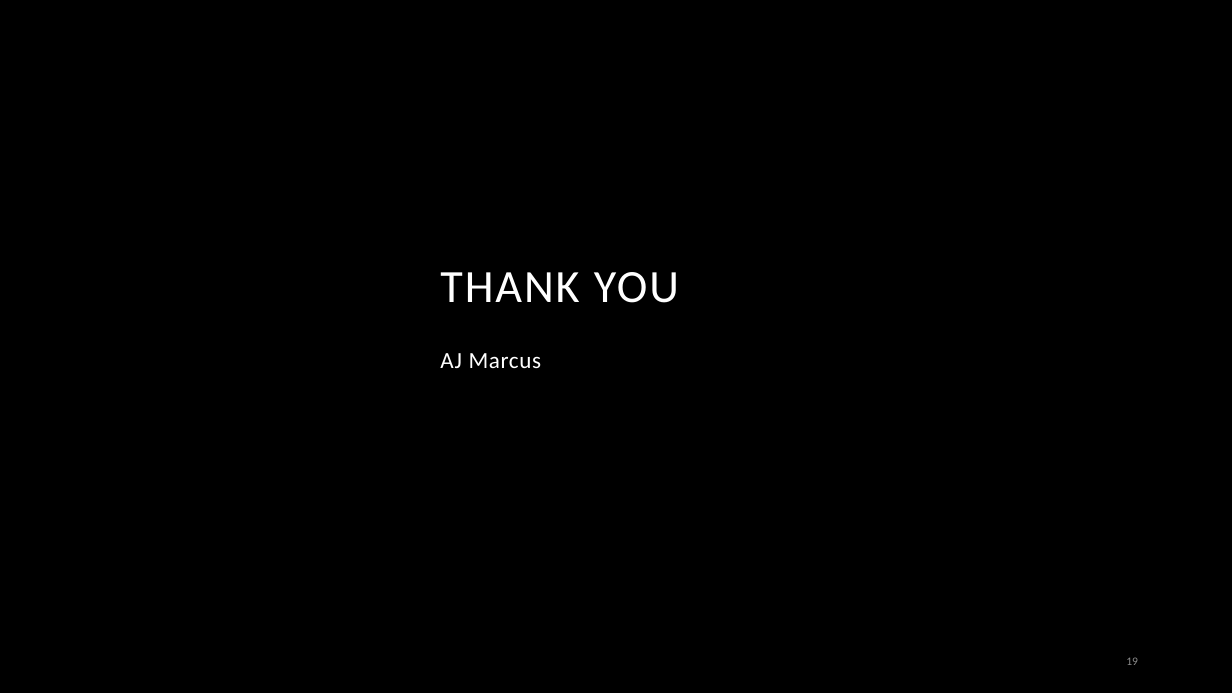
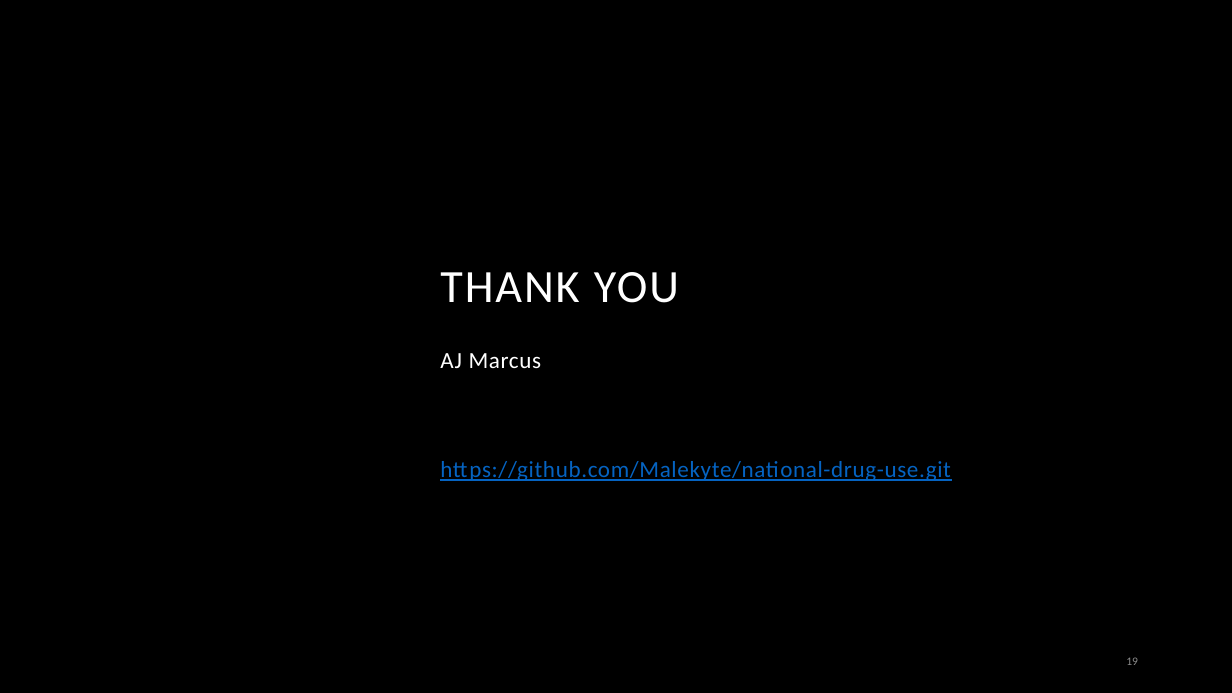
Before and after one commit to Malekyte/national-drug-use, a slide deck: slide 19 of Decomposition of Drug Substance Use on Health Dispositions.pptx. Drawn at 1232x693 pixels with LibreOffice and Linux fonts; fonts in the diff are those of the drawing; background and template pictures are left out. Boxes give left, top, right and bottom in pixels: in the first picture for what was removed or moved away, otherwise in the second. Text is boxed around its words. In the diff, an @@ line names an element or a change of style, - is before the commit and + after.

```diff
--- a/Decomposition of Drug Substance Use on Health Dispositions.pptx
+++ b/Decomposition of Drug Substance Use on Health Dispositions.pptx
@@ subtitle at (440, 461, 951, 481): paragraph added @@
+https://github.com/Malekyte/national-drug-use.git
```
Also in this commit, not shown: 1 other slide changed, 3 other files.
